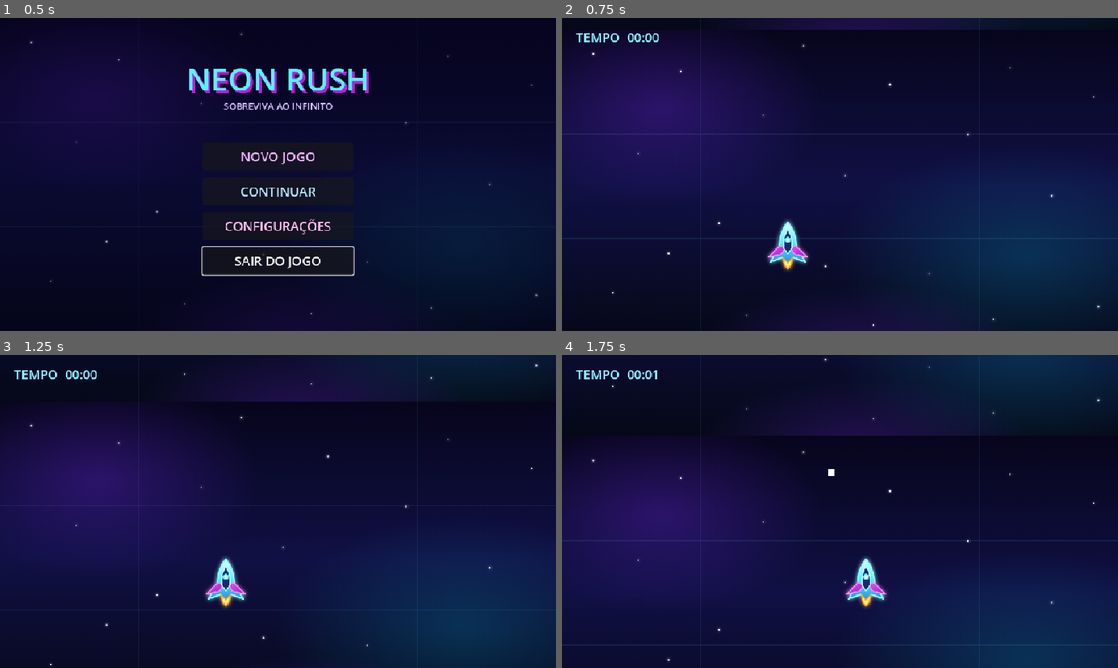
Above: before the commit, frames 1-4 (two rows, left to right).
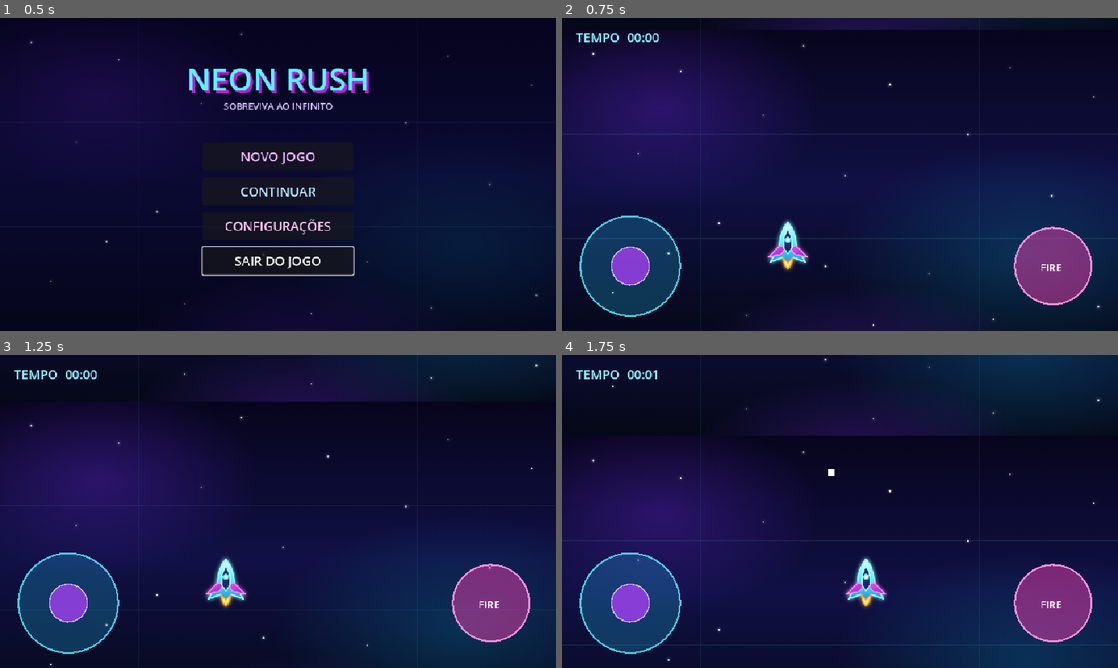
Above: after the commit, the same moments.

Repository: Jhon-Lops/neon-rush-asteroids
Game: Godot game, scene res://MainMenu.tscn
The game is run twice, just before and just after one commit, with the same random seed, the same clock (stepped at 60 frames per second) and the same inputs. Sound files missing from this copy of the repository are replaced by a short silence.
Inputs (mouse positions are in pixels of both pictures, inside the frame that each line leads up to):
- Up to frame 1 (0.5 s): no input
- Up to frame 2 (0.75 s): click "NOVO JOGO" at 0.5 s
- Up to frame 3 (1.25 s): no input
- Up to frame 4 (1.75 s): move the mouse to (962, 495) at 1.27 s; hold Right (ui_right) from 1.28 s (still down); click (962, 495) at 1.42 s; tap Space at 1.52 s

Frame 1 is identical in both runs. In frame 2, 7.4% of the frame differs, in the area x 3-96%, y 63-96%; in frame 3, 7.4%; in frame 4, 7.4%.

Commit message:
Show mobile controls during desktop testing
Co-authored-by: Copilot <223556219+Copilot@users.noreply.github.com>

Diff:
--- a/mobile_controls.gd
+++ b/mobile_controls.gd
@@ -3,7 +3,7 @@
 signal movement_changed(direction: Vector2)
 signal shoot_changed(pressed: bool)
 
-@export var enabled_on_desktop := false
+@export var enabled_on_desktop := true
 
 var movement := Vector2.ZERO
 var shooting := false
@@ -14,6 +14,8 @@
 var joystick_radius := 86.0
 var shoot_center := Vector2.ZERO
 var shoot_radius := 66.0
+var mouse_joystick_active := false
+var mouse_shoot_active := false
 
 func _ready() -> void:
 	set_process_input(true)
@@ -66,6 +68,32 @@
 			_update_joystick(drag.position)
 			get_viewport().set_input_as_handled()
 
+	elif event is InputEventMouseButton and enabled_on_desktop:
+		var mouse_button := event as InputEventMouseButton
+		if mouse_button.button_index == MOUSE_BUTTON_LEFT:
+			if mouse_button.pressed and mouse_button.position.distance_to(joystick_center) <= joystick_radius * 1.35:
+				mouse_joystick_active = true
+				_update_joystick(mouse_button.position)
+				get_viewport().set_input_as_handled()
+			elif not mouse_button.pressed and mouse_joystick_active:
+				mouse_joystick_active = false
+				_set_movement(Vector2.ZERO)
+				get_viewport().set_input_as_handled()
+		elif mouse_button.button_index == MOUSE_BUTTON_RIGHT:
+			if mouse_button.pressed and mouse_button.position.distance_to(shoot_center) <= shoot_radius * 1.25:
+				mouse_shoot_active = true
+				_set_shooting(true)
+				get_viewport().set_input_as_handled()
+			elif not mouse_button.pressed and mouse_shoot_active:
+				mouse_shoot_active = false
+				_set_shooting(false)
+				get_viewport().set_input_as_handled()
+
+	elif event is InputEventMouseMotion and enabled_on_desktop and mouse_joystick_active:
+		var motion := event as InputEventMouseMotion
+		_update_joystick(motion.position)
+		get_viewport().set_input_as_handled()
+
 func _update_joystick(position: Vector2) -> void:
 	var offset := position - joystick_center
 	if offset.length() > joystick_radius:
